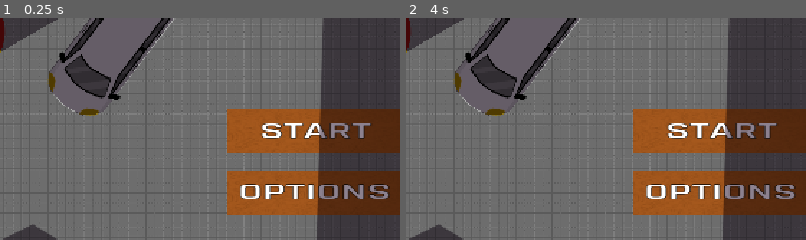
Above: before the commit, frames 1-2 (left to right).
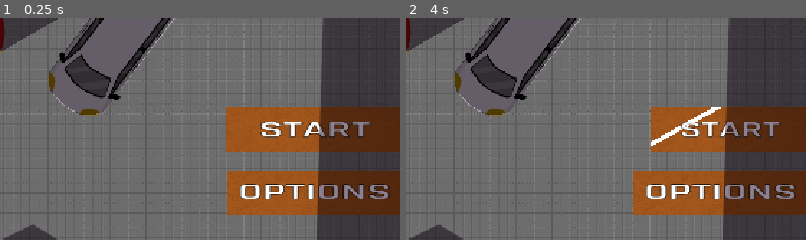
Above: after the commit, the same moments.

Repository: NevenIlincic/Tactical_Move
Game: Godot game, scene res://Scenes/Menu/Main_Menu.tscn
Two runs of this game, one before a commit and one after it. Both use one fixed random seed, a clock stepped at 60 frames per second and the inputs below.
Inputs (mouse positions are % of the whole screen's width and height, from its top left):
- Up to frame 1 (0.25 s): no input
- Up to frame 2 (4 s): tap Enter at 0.5 s; move the mouse to (72, 45) at 0.52 s; hold P (popup) 0.53-1.25 s; hold Ctrl (camera_drag) 0.53-1.25 s; click (72, 45) at 0.67 s; tap W (reset_look_at_path) at 1.25 s; drag from (30, 55) to (45, 70) at 1.27 s; tap Q (reset_path) at 2 s; move the mouse to (60, 28) at 2.02 s; hold P (popup) 2.03-2.75 s; tap Space (move_confirm) at 2.1, 3.5 s; click (60, 28) at 2.17 s; tap X (reset_rotate_player_after_move) at 2.75 s; drag from (45, 70) to (20, 35) at 2.77 s; move the mouse to (80, 65) at 3.52 s; tap Z (rotate_player_after_move) at 3.6 s; click (80, 65) at 3.67 s
The pictures show only the part of the screen within x 50-100%, y 45-95%; the shares and areas given below are measured in that part.

The runs differ from the first frame. In frame 1, 1.6% of the frame differs, in the area x 56-100%, y 40-61%; in frame 2, 3.2%.

Commit message:
[ADD] Button shining in main menu

Diff:
--- /dev/null
+++ b/Scenes/Buttons/Menus_Button.tscn
@@ -0,0 +1,96 @@
+[gd_scene format=3 uid="uid://b6pfugr3kdl2v"]
+
+[ext_resource type="Script" uid="uid://ckxgq83pnv2yh" path="res://Scenes/Buttons/menus_button.gd" id="1_0dga4"]
+[ext_resource type="Texture2D" uid="uid://cyexu3fm2aq3s" path="res://Sprites/HUD/background.png" id="1_ku0np"]
+
+[sub_resource type="Animation" id="Animation_631qn"]
+length = 0.001
+tracks/0/type = "value"
+tracks/0/imported = false
+tracks/0/enabled = true
+tracks/0/path = NodePath("Texture_Rect/ColorRect:position")
+tracks/0/interp = 1
+tracks/0/loop_wrap = true
+tracks/0/keys = {
+"times": PackedFloat32Array(0),
+"transitions": PackedFloat32Array(1),
+"update": 0,
+"values": [Vector2(4.363637, -144)]
+}
+
+[sub_resource type="Animation" id="Animation_tam8y"]
+resource_name = "card_shine_effect"
+loop_mode = 1
+tracks/0/type = "method"
+tracks/0/imported = false
+tracks/0/enabled = true
+tracks/0/path = NodePath(".")
+tracks/0/interp = 1
+tracks/0/loop_wrap = true
+tracks/0/keys = {
+"times": PackedFloat32Array(0.06666667, 1),
+"transitions": PackedFloat32Array(1, 1),
+"values": [{
+"args": [],
+"method": &"_on_animation_loop_started"
+}, {
+"args": [],
+"method": &"_on_animation_loop_finished"
+}]
+}
+tracks/1/type = "value"
+tracks/1/imported = false
+tracks/1/enabled = true
+tracks/1/path = NodePath("Texture_Rect/ColorRect:position")
+tracks/1/interp = 1
+tracks/1/loop_wrap = true
+tracks/1/keys = {
+"times": PackedFloat32Array(0, 0.0009999999, 1),
+"transitions": PackedFloat32Array(1, 1, 1),
+"update": 0,
+"values": [Vector2(4.363637, -144), Vector2(143.99998, -318.47388), Vector2(416, 17.526123)]
+}
+
+[sub_resource type="AnimationLibrary" id="AnimationLibrary_0dga4"]
+_data = {
+&"RESET": SubResource("Animation_631qn"),
+&"card_shine_effect": SubResource("Animation_tam8y")
+}
+
+[node name="MenusButton" type="Node2D" unique_id=900227919]
+script = ExtResource("1_0dga4")
+
+[node name="Texture_Rect" type="TextureRect" parent="." unique_id=2052238204]
+clip_contents = true
+offset_top = -32.0
+offset_right = 256.0
+offset_bottom = 96.0
+scale = Vector2(1, 0.5)
+pivot_offset = Vector2(256.41156, 62.473877)
+texture = ExtResource("1_ku0np")
+
+[node name="ColorRect" type="ColorRect" parent="Texture_Rect" unique_id=1637214293]
+layout_mode = 0
+offset_left = 4.363637
+offset_top = -144.0
+offset_right = 15.018727
+offset_bottom = 260.74683
+rotation = 0.7853982
+
+[node name="Label" type="Label" parent="Texture_Rect" unique_id=186915603]
+layout_mode = 0
+offset_right = 254.89142
+offset_bottom = 130.51685
+theme_override_colors/font_outline_color = Color(0, 0, 0, 1)
+theme_override_constants/outline_size = 5
+theme_override_font_sizes/font_size = 64
+text = "START"
+horizontal_alignment = 1
+vertical_alignment = 1
+
+[node name="AnimationPlayer" type="AnimationPlayer" parent="." unique_id=158801000]
+libraries/ = SubResource("AnimationLibrary_0dga4")
+
+[connection signal="gui_input" from="Texture_Rect" to="." method="_on_texture_rect_gui_input"]
+[connection signal="mouse_entered" from="Texture_Rect" to="." method="_on_texture_rect_mouse_entered"]
+[connection signal="mouse_exited" from="Texture_Rect" to="." method="_on_texture_rect_mouse_exited"]
--- /dev/null
+++ b/Scenes/Buttons/menus_button.gd
@@ -0,0 +1,41 @@
+extends Node2D
+
+
+@onready var animation_player: AnimationPlayer = $AnimationPlayer
+@onready var texture_rect: TextureRect = $Texture_Rect
+@onready var label: Label = $Texture_Rect/Label
+
+var is_animation_loop_finished: bool = false
+var is_mouse_hovered: bool = false
+@export var button_text: String
+
+func _ready() -> void:
+	label.text = button_text
+
+func _on_animation_loop_finished():
+	if not is_mouse_hovered:
+		is_animation_loop_finished = true
+		animation_player.stop()
+		animation_player.seek(0)
+func _on_animation_loop_started():
+	is_animation_loop_finished = false
+
+
+func _on_texture_rect_mouse_entered() -> void:
+	var tween: Tween = create_tween()
+	tween.tween_property(texture_rect, "scale", Vector2(0.9, 0.5), 0.05).set_ease(Tween.EASE_IN)
+	animation_player.play("card_shine_effect")
+	is_mouse_hovered = true
+
+
+func _on_texture_rect_mouse_exited() -> void:
+	is_mouse_hovered = false
+	var tween: Tween = create_tween()
+	tween.tween_property(texture_rect, "scale", Vector2(1.0, 0.5), 0.05).set_ease(Tween.EASE_OUT)
+
+
+func _on_texture_rect_gui_input(event: InputEvent) -> void:
+		if event is InputEventMouseButton and event.button_index == MOUSE_BUTTON_LEFT and event.is_pressed():
+			match button_text:
+				"START":
+					get_tree().change_scene_to_file("res://Scenes/Test_Scene.tscn")
--- a/Scenes/Menu/Main_Menu.tscn
+++ b/Scenes/Menu/Main_Menu.tscn
@@ -11,8 +11,8 @@
 [ext_resource type="Texture2D" uid="uid://c4kxbpqlxpvur" path="res://Sprites/Tiles/New Piskel-2.png (49).png" id="8_7ng8c"]
 [ext_resource type="Texture2D" uid="uid://crp281jh7dnh6" path="res://Sprites/Light/bela_kupa_60stepeni.png" id="10_hj5rx"]
 [ext_resource type="Texture2D" uid="uid://cce05fem7r7wu" path="res://Sprites/Weapon/m4a1_rifle.png" id="10_ym3dg"]
-[ext_resource type="Texture2D" uid="uid://cyexu3fm2aq3s" path="res://Sprites/HUD/background.png" id="11_adw2t"]
 [ext_resource type="PackedScene" uid="uid://bsv7rv63cgyf3" path="res://Scenes/Map_Assets/Cars/White_Car.tscn" id="14_i43qh"]
+[ext_resource type="PackedScene" uid="uid://b6pfugr3kdl2v" path="res://Scenes/Buttons/Menus_Button.tscn" id="15_4cq6o"]
 [ext_resource type="PackedScene" uid="uid://c0vgcvlc1hb3x" path="res://Scenes/Map_Assets/Cars/Red_Car.tscn" id="22_g2ltr"]
 
 [sub_resource type="TileSetAtlasSource" id="TileSetAtlasSource_xyn5e"]
@@ -113,46 +113,6 @@
 horizontal_alignment = 1
 vertical_alignment = 1
 
-[node name="Start_Texture_Rect" type="TextureRect" parent="." unique_id=1940200032]
-offset_left = 903.0
-offset_top = 386.0
-offset_right = 1159.0
-offset_bottom = 514.0
-scale = Vector2(1, 0.5)
-pivot_offset = Vector2(256.41156, 62.473877)
-texture = ExtResource("11_adw2t")
-
-[node name="Label" type="Label" parent="Start_Texture_Rect" unique_id=381787693]
-layout_mode = 0
-offset_right = 254.89142
-offset_bottom = 130.51685
-theme_override_colors/font_outline_color = Color(0, 0, 0, 1)
-theme_override_constants/outline_size = 5
-theme_override_font_sizes/font_size = 64
-text = "START"
-horizontal_alignment = 1
-vertical_alignment = 1
-
-[node name="Options_Texture_Rect" type="TextureRect" parent="." unique_id=1297555583]
-offset_left = 903.0
-offset_top = 474.0
-offset_right = 1159.0
-offset_bottom = 602.0
-scale = Vector2(1, 0.5)
-pivot_offset = Vector2(257, 62.640686)
-texture = ExtResource("11_adw2t")
-
-[node name="Label" type="Label" parent="Options_Texture_Rect" unique_id=541672665]
-layout_mode = 0
-offset_right = 254.89142
-offset_bottom = 130.51685
-theme_override_colors/font_outline_color = Color(0, 0, 0, 1)
-theme_override_constants/outline_size = 5
-theme_override_font_sizes/font_size = 64
-text = "OPTIONS"
-horizontal_alignment = 1
-vertical_alignment = 1
-
 [node name="M4a1Rifle" type="Sprite2D" parent="." unique_id=1595582538]
 position = Vector2(446, 157.00002)
 rotation = -1.5660756
@@ -173,7 +133,10 @@
 theme_override_font_sizes/font_size = 32
 text = "Neven Ilinčić (demo)"
 
-[connection signal="mouse_entered" from="Start_Texture_Rect" to="." method="_on_start_texture_rect_mouse_entered"]
-[connection signal="mouse_exited" from="Start_Texture_Rect" to="." method="_on_start_texture_rect_mouse_exited"]
-[connection signal="mouse_entered" from="Options_Texture_Rect" to="." method="_on_options_texture_rect_mouse_entered"]
-[connection signal="mouse_exited" from="Options_Texture_Rect" to="." method="_on_options_texture_rect_mouse_exited"]
+[node name="Start_Button" parent="." unique_id=900227919 instance=ExtResource("15_4cq6o")]
+position = Vector2(902, 416)
+button_text = "START"
+
+[node name="Options_Button" parent="." unique_id=2106830909 instance=ExtResource("15_4cq6o")]
+position = Vector2(903, 506)
+button_text = "OPTIONS"
--- a/Scenes/Menu/main_menu.gd
+++ b/Scenes/Menu/main_menu.gd
@@ -1,7 +1,8 @@
 extends Node2D
 
-@onready var start_texture_rect: TextureRect = $Start_Texture_Rect
-@onready var options_texture_rect: TextureRect = $Options_Texture_Rect
+func _unhandled_input(event: InputEvent) -> void:
+	if Input.is_action_just_pressed("quit"):
+		get_tree().quit()
 
 # Called when the node enters the scene tree for the first time.
 func _ready() -> void:
@@ -11,23 +12,3 @@
 # Called every frame. 'delta' is the elapsed time since the previous frame.
 func _process(delta: float) -> void:
 	pass
-
-
-func _on_start_texture_rect_mouse_entered() -> void:
-	var tween: Tween = create_tween()
-	tween.tween_property(start_texture_rect, "scale", Vector2(0.9, 0.5), 0.05).set_ease(Tween.EASE_IN)
-
-
-func _on_start_texture_rect_mouse_exited() -> void:
-	var tween: Tween = create_tween()
-	tween.tween_property(start_texture_rect, "scale", Vector2(1.0, 0.5), 0.05).set_ease(Tween.EASE_OUT)
-
-
-func _on_options_texture_rect_mouse_entered() -> void:
-	var tween: Tween = create_tween()
-	tween.tween_property(options_texture_rect, "scale", Vector2(0.9, 0.5), 0.05).set_ease(Tween.EASE_IN)
-
-
-func _on_options_texture_rect_mouse_exited() -> void:
-	var tween: Tween = create_tween()
-	tween.tween_property(options_texture_rect, "scale", Vector2(1.0, 0.5), 0.05).set_ease(Tween.EASE_OUT)
--- a/Scenes/Test_Scene.tscn
+++ b/Scenes/Test_Scene.tscn
@@ -225,34 +225,34 @@
 [sub_resource type="RectangleShape2D" id="RectangleShape2D_fhwqp"]
 size = Vector2(64, 192)
 
+[sub_resource type="Resource" id="Resource_jygqt"]
+resource_local_to_scene = true
+script = ExtResource("5_8c5ma")
+base_value = 100.0
+metadata/_custom_type_script = "uid://bencr8mnns7ut"
+
+[sub_resource type="Resource" id="Resource_ebsyv"]
+script = ExtResource("5_8c5ma")
+base_value = 1000.0
+metadata/_custom_type_script = "uid://bencr8mnns7ut"
+
+[sub_resource type="Resource" id="Resource_w2bir"]
+script = ExtResource("5_8c5ma")
+base_value = 0.2
+metadata/_custom_type_script = "uid://bencr8mnns7ut"
+
+[sub_resource type="Resource" id="Resource_nfmrh"]
+script = ExtResource("5_8c5ma")
+base_value = 250.0
+metadata/_custom_type_script = "uid://bencr8mnns7ut"
+
 [sub_resource type="Resource" id="Resource_58pdj"]
-resource_local_to_scene = true
-script = ExtResource("5_8c5ma")
-base_value = 100.0
-metadata/_custom_type_script = "uid://bencr8mnns7ut"
-
-[sub_resource type="Resource" id="Resource_ebsyv"]
-script = ExtResource("5_8c5ma")
-base_value = 1000.0
-metadata/_custom_type_script = "uid://bencr8mnns7ut"
-
-[sub_resource type="Resource" id="Resource_w2bir"]
-script = ExtResource("5_8c5ma")
-base_value = 0.2
-metadata/_custom_type_script = "uid://bencr8mnns7ut"
-
-[sub_resource type="Resource" id="Resource_nfmrh"]
-script = ExtResource("5_8c5ma")
-base_value = 250.0
-metadata/_custom_type_script = "uid://bencr8mnns7ut"
-
-[sub_resource type="Resource" id="Resource_gw302"]
 resource_local_to_scene = true
 script = ExtResource("6_ltieu")
 speed = SubResource("Resource_nfmrh")
 reaction_time = SubResource("Resource_w2bir")
 max_travel_distance = SubResource("Resource_ebsyv")
-HP = SubResource("Resource_58pdj")
+HP = SubResource("Resource_jygqt")
 metadata/_custom_type_script = "uid://cp4iog725gtuq"
 
 [sub_resource type="Resource" id="Resource_yn6en"]
@@ -260,19 +260,19 @@
 weapon_stats = ExtResource("13_tq75k")
 metadata/_custom_type_script = "uid://bmr38t2grjqqv"
 
+[sub_resource type="Resource" id="Resource_gw302"]
+resource_local_to_scene = true
+script = ExtResource("5_8c5ma")
+base_value = 100.0
+metadata/_custom_type_script = "uid://bencr8mnns7ut"
+
 [sub_resource type="Resource" id="Resource_b662g"]
-resource_local_to_scene = true
-script = ExtResource("5_8c5ma")
-base_value = 100.0
-metadata/_custom_type_script = "uid://bencr8mnns7ut"
-
-[sub_resource type="Resource" id="Resource_hm1bt"]
 resource_local_to_scene = true
 script = ExtResource("6_ltieu")
 speed = SubResource("Resource_nfmrh")
 reaction_time = SubResource("Resource_w2bir")
 max_travel_distance = SubResource("Resource_ebsyv")
-HP = SubResource("Resource_b662g")
+HP = SubResource("Resource_gw302")
 metadata/_custom_type_script = "uid://cp4iog725gtuq"
 
 [sub_resource type="Resource" id="Resource_kw30y"]
@@ -364,19 +364,19 @@
 [sub_resource type="RectangleShape2D" id="RectangleShape2D_cl7co"]
 size = Vector2(64, 128)
 
+[sub_resource type="Resource" id="Resource_hm1bt"]
+resource_local_to_scene = true
+script = ExtResource("5_8c5ma")
+base_value = 100.0
+metadata/_custom_type_script = "uid://bencr8mnns7ut"
+
 [sub_resource type="Resource" id="Resource_lnsvv"]
-resource_local_to_scene = true
-script = ExtResource("5_8c5ma")
-base_value = 100.0
-metadata/_custom_type_script = "uid://bencr8mnns7ut"
-
-[sub_resource type="Resource" id="Resource_76bep"]
 resource_local_to_scene = true
 script = ExtResource("6_ltieu")
 speed = SubResource("Resource_nfmrh")
 reaction_time = SubResource("Resource_w2bir")
 max_travel_distance = SubResource("Resource_ebsyv")
-HP = SubResource("Resource_lnsvv")
+HP = SubResource("Resource_hm1bt")
 metadata/_custom_type_script = "uid://cp4iog725gtuq"
 
 [sub_resource type="Resource" id="Resource_cmdj1"]
@@ -384,34 +384,34 @@
 weapon_stats = ExtResource("18_kw30y")
 metadata/_custom_type_script = "uid://bqnc1ha42r85"
 
+[sub_resource type="Resource" id="Resource_76bep"]
+resource_local_to_scene = true
+script = ExtResource("5_8c5ma")
+base_value = 100.0
+metadata/_custom_type_script = "uid://bencr8mnns7ut"
+
+[sub_resource type="Resource" id="Resource_stuxa"]
+script = ExtResource("5_8c5ma")
+base_value = 1000.0
+metadata/_custom_type_script = "uid://bencr8mnns7ut"
+
+[sub_resource type="Resource" id="Resource_42oyf"]
+script = ExtResource("5_8c5ma")
+base_value = 0.4
+metadata/_custom_type_script = "uid://bencr8mnns7ut"
+
+[sub_resource type="Resource" id="Resource_xq73l"]
+script = ExtResource("5_8c5ma")
+base_value = 225.0
+metadata/_custom_type_script = "uid://bencr8mnns7ut"
+
 [sub_resource type="Resource" id="Resource_ur0lx"]
-resource_local_to_scene = true
-script = ExtResource("5_8c5ma")
-base_value = 1000.0
-metadata/_custom_type_script = "uid://bencr8mnns7ut"
-
-[sub_resource type="Resource" id="Resource_stuxa"]
-script = ExtResource("5_8c5ma")
-base_value = 1000.0
-metadata/_custom_type_script = "uid://bencr8mnns7ut"
-
-[sub_resource type="Resource" id="Resource_42oyf"]
-script = ExtResource("5_8c5ma")
-base_value = 0.4
-metadata/_custom_type_script = "uid://bencr8mnns7ut"
-
-[sub_resource type="Resource" id="Resource_xq73l"]
-script = ExtResource("5_8c5ma")
-base_value = 225.0
-metadata/_custom_type_script = "uid://bencr8mnns7ut"
-
-[sub_resource type="Resource" id="Resource_u6o8x"]
 resource_local_to_scene = true
 script = ExtResource("6_ltieu")
 speed = SubResource("Resource_xq73l")
 reaction_time = SubResource("Resource_42oyf")
 max_travel_distance = SubResource("Resource_stuxa")
-HP = SubResource("Resource_ur0lx")
+HP = SubResource("Resource_76bep")
 metadata/_custom_type_script = "uid://cp4iog725gtuq"
 
 [sub_resource type="Resource" id="Resource_ir5aq"]
--- a/Scenes/Upgrades/Upgrade_Card.tscn
+++ b/Scenes/Upgrades/Upgrade_Card.tscn
@@ -75,7 +75,7 @@
 [node name="ColorRect" type="ColorRect" parent="Upgrade_Frame_Sprite" unique_id=699118356]
 offset_left = 4.363637
 offset_top = -144.0
-offset_right = 15.9018755
+offset_right = 15.901633
 offset_bottom = 52.664978
 rotation = 0.7853982
 
Not shown, added: Scenes/Buttons/menus_button.gd.uid
Not shown: 4 places in Scenes/Test_Scene.tscn that only renumber resources
